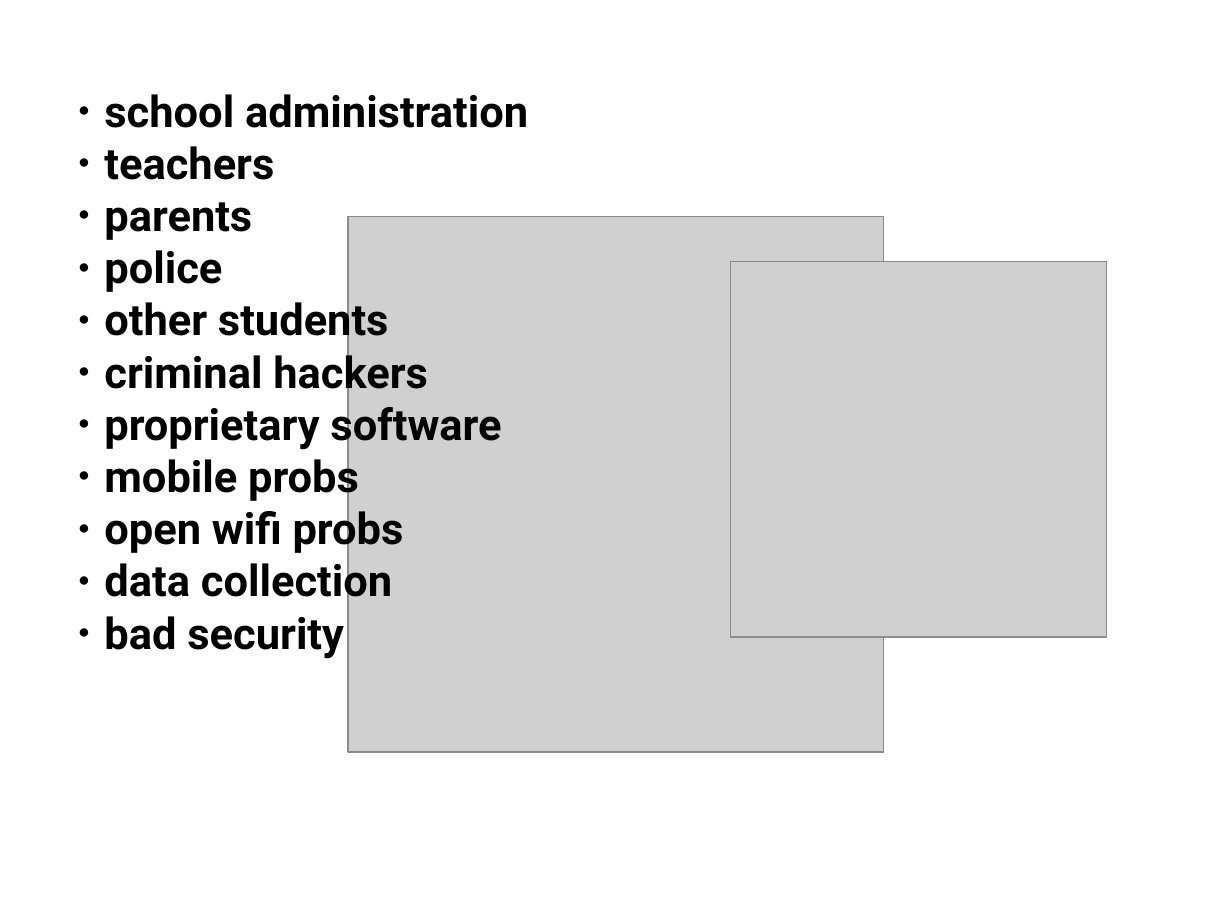
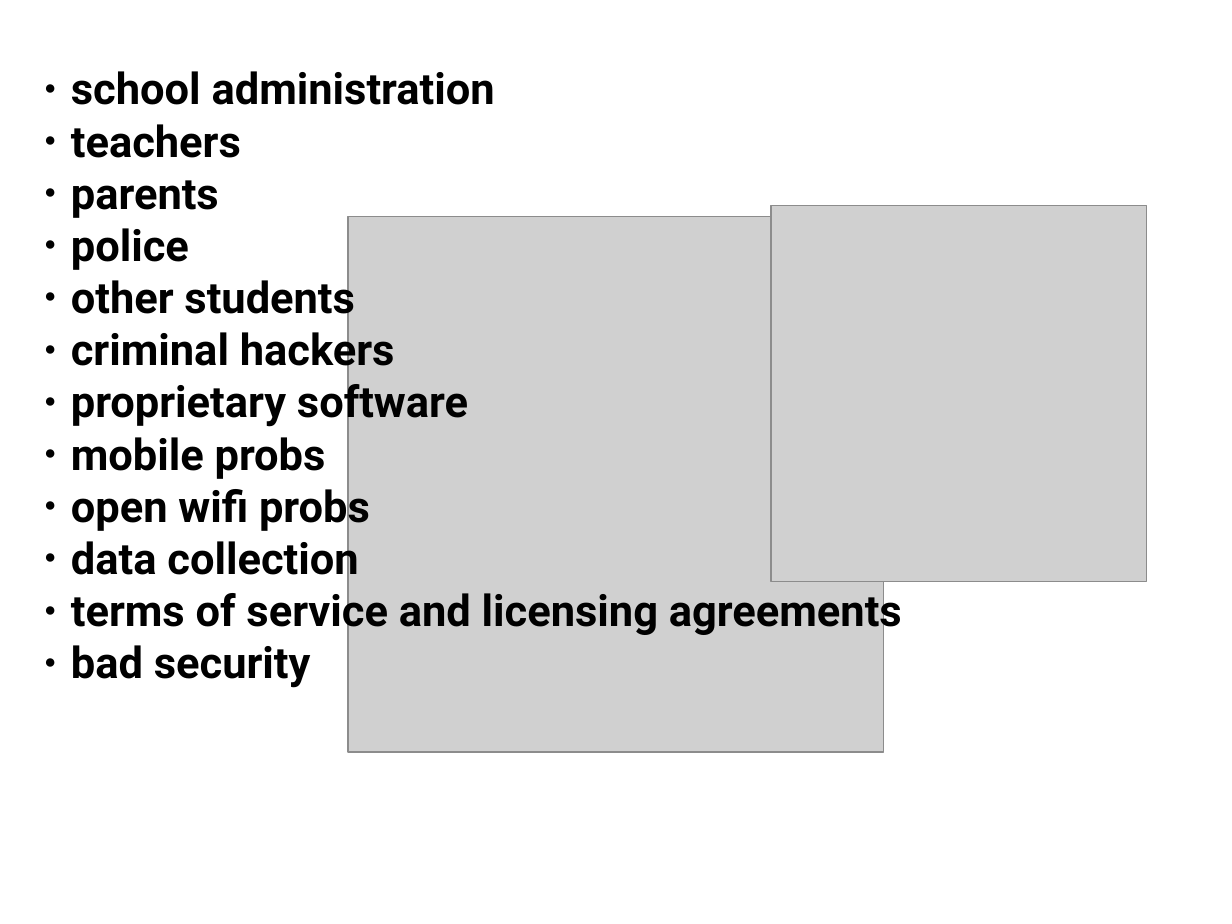
Before and after one commit to LibraryFreedom/training-materials, a slide deck: slide 4 of teen privacy toolkit.odp. Drawn at 1232x924 pixels with LibreOffice and Linux fonts; fonts in the diff are those of the drawing; grey boxes stand for pictures; background and template pictures are left out. Boxes give left, top, right and bottom in pixels: in the first picture for what was removed or moved away, otherwise in the second. Text is boxed around its words. In the diff, an @@ line names an element or a change of style, - is before the commit and + after.

```diff
--- a/teen privacy toolkit.odp
+++ b/teen privacy toolkit.odp
@@ text "school administration": place and size @@
-text "school administration" at (104, 94, 528, 659)
+text "school administration" at (71, 71, 902, 688)
@@ picture: place and size @@
-picture at (731, 262, 1107, 637)
+picture at (771, 206, 1147, 581)
@@ text at (71, 586, 902, 637): paragraph added @@
+● terms of service and licensing agreements
```
Also in this commit, not shown: 6 other slides changed, 2 slides added, 1 slide removed, 1 other file.
